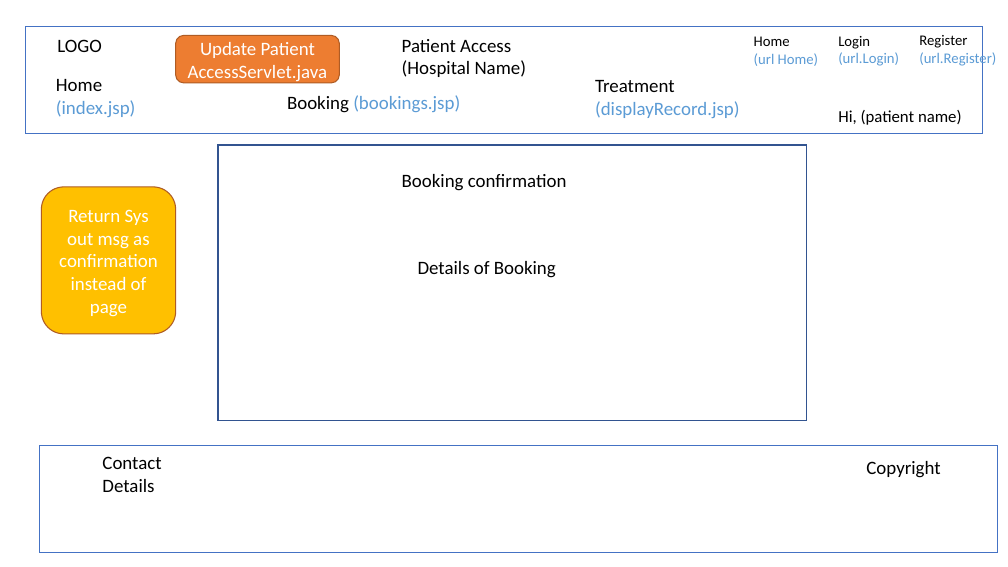
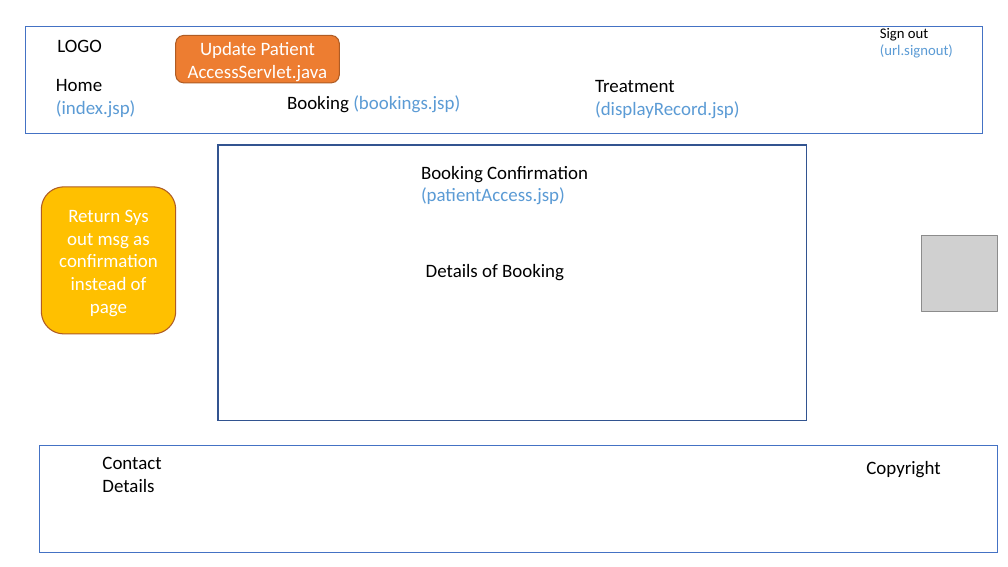
Before and after one commit to aaliceinw/ttagn2, a slide deck: slide 8 of Hospital Management Designv2.pptx (slide 10 before the commit). Drawn at 1008x567 pixels with LibreOffice and Linux fonts; fonts in the diff are those of the drawing; grey boxes stand for pictures. Boxes give left, top, right and bottom in pixels: in the first picture for what was removed or moved away, otherwise in the second. Text is boxed around its words. In the diff, an @@ line names an element or a change of style, - is before the commit and + after.

Commit message:
Updated Hospital_GN2 project documentation

```diff
--- a/Hospital Management Designv2.pptx
+++ b/Hospital Management Designv2.pptx
@@ text at (880, 26, 953, 58): text changed @@
-Login (url.Login)
+Sign out
+(url.signout)
@@ text removed at (402, 39, 526, 77) @@
-Patient Access
-(Hospital Name)
@@ text removed at (754, 36, 818, 66) @@
-Home
-(url Home)
@@ text removed at (919, 35, 996, 67) @@
-Register (url.Register)
@@ text removed at (838, 110, 962, 125) @@
-Hi, (patient name)
@@ text at (421, 166, 588, 204): text changed @@
-Booking confirmation
+Booking Confirmation
+(patientAccess.jsp)
@@ picture added at (922, 236, 997, 312) @@
@@ text "Details of Booking": place and size @@
-text "Details of Booking" at (418, 261, 556, 278)
+text "Details of Booking" at (426, 264, 564, 281)
```
Also in this commit, not shown: 10 other slides changed, 2 slides removed, 1 other file.
